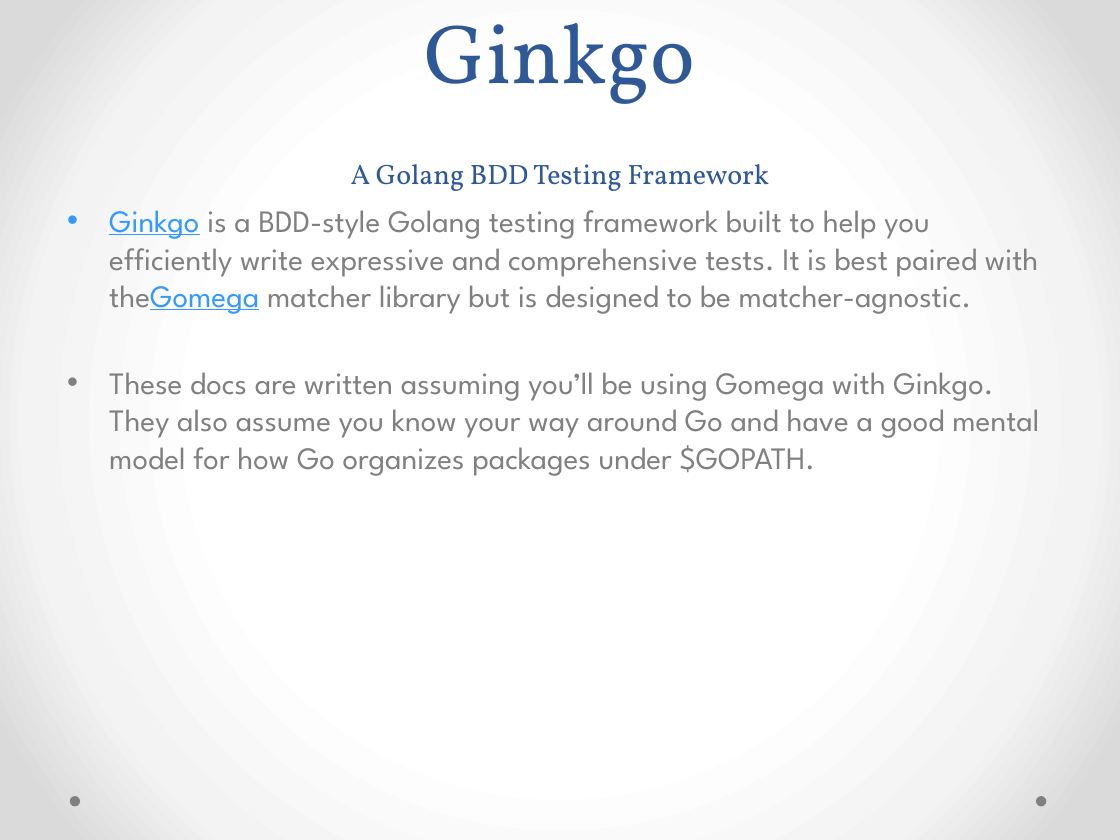
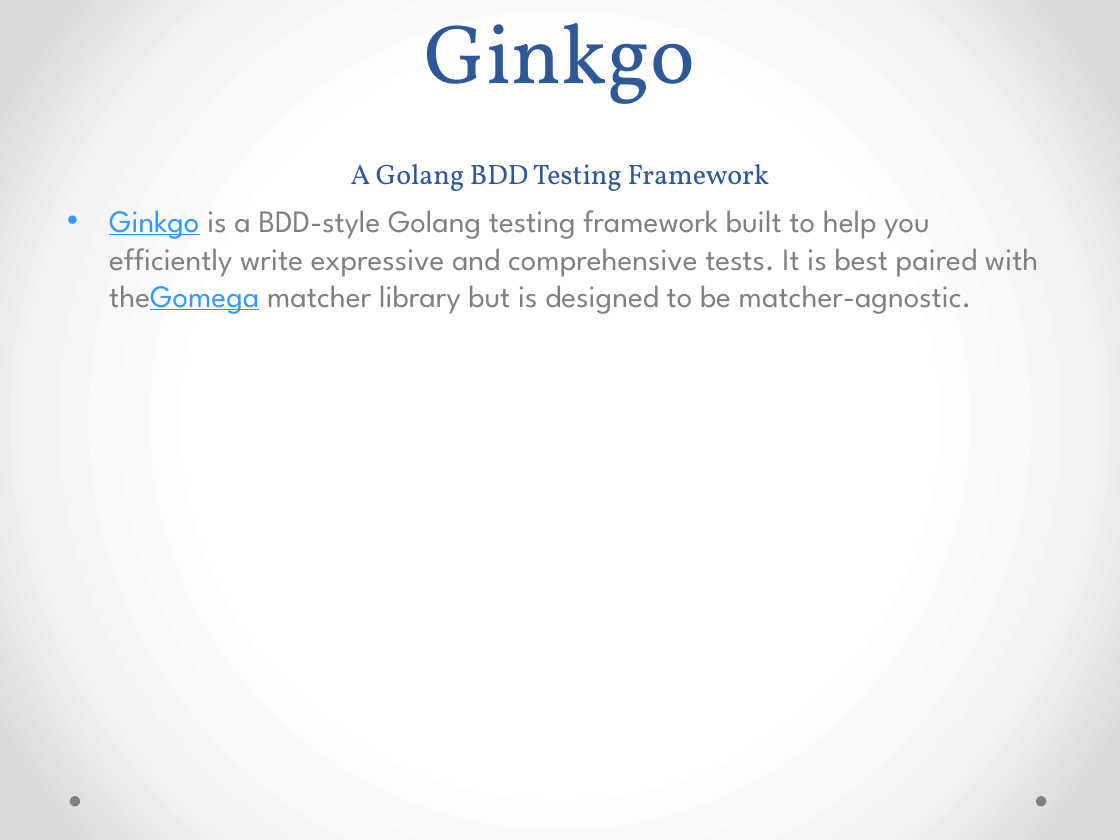
Before and after one commit to jichunwei/MyGitHub-1, a slide deck: slide 10 of GoStudy.pptx. Drawn at 1120x840 pixels with LibreOffice and Linux fonts; fonts in the diff are those of the drawing. Boxes give left, top, right and bottom in pixels: in the first picture for what was removed or moved away, otherwise in the second. Text is boxed around its words. In the diff, an @@ line names an element or a change of style, - is before the commit and + after.

```diff
--- a/GoStudy.pptx
+++ b/GoStudy.pptx
@@ text at [109,372,1039,476]: paragraph removed @@
-• These docs are written assuming you’ll be using Gomega with Ginkgo. They also assume you know your way around Go and have a good mental model for how Go organizes packages under $GOPATH.
```
Also in this commit, not shown: 9 other files.
